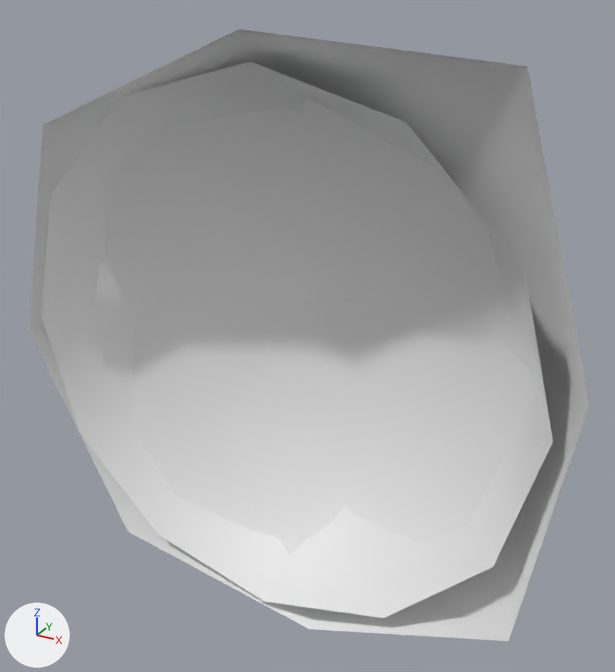
The glTF model docs/base/@vl2/shapes.vl2/shapes/effect_plasma_explosion.glb as it was, and as the next commit left it.
One viewpoint serves both versions: a 50 mm camera at (3.38, -7.1, 3.87) aimed at (-0.79, 0.48, 0.08). Every picture has the same lights, and +X, +Y and +Z are marked at lower left. The first picture is the older version.

The first picture shows 'Fiery_large', 'HideBlastWave'.
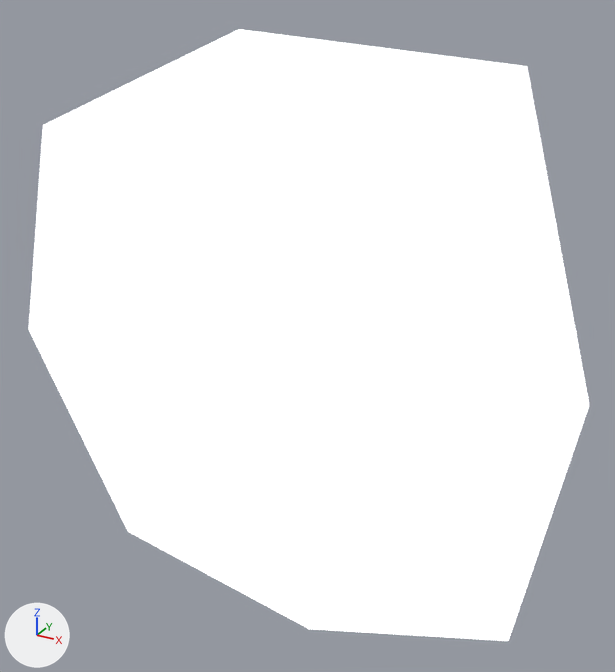
Location of each change, (x1, y1, x2, y2) in pixels of the pictures (615 x 672 px):
```json
{"object": "Fiery_large", "change": "surface changed", "before": [28, 29, 589, 641], "after": [28, 29, 589, 641], "on screen": "lighter"}
{"object": "HideBlastWave", "change": "surface changed", "before": [41, 62, 553, 618], "after": [41, 62, 553, 618], "on screen": "lighter"}
```

Scene script edits in JSON lines:
```json
{"op": "add", "block": "mat_deb01", "code": "mat_deb01.emission_strength = 1.0"}
{"op": "add", "block": "mat_orange1", "code": "mat_orange1.emission_strength = 1.0"}
```
